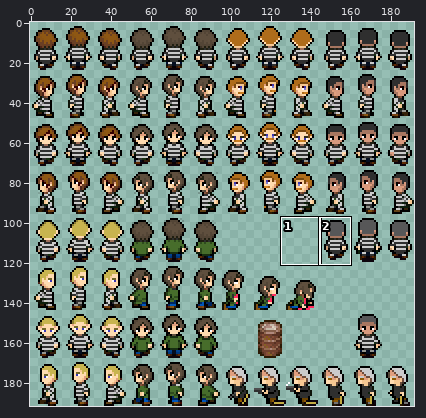
Edited in one commit: sprite sheet (internal/assets/images/TimeOver_chara2.png). Above, an overview of the earlier version with the close-up marked.
Close-up. As it was:
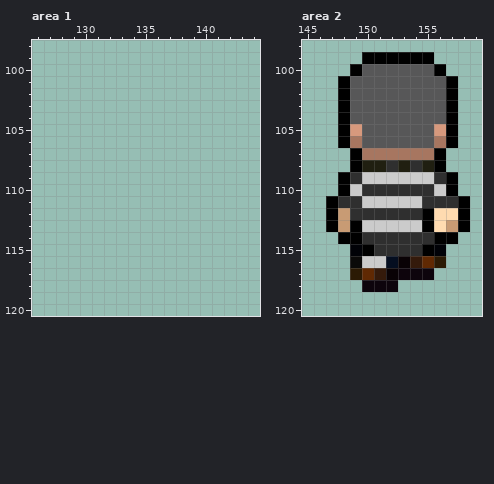
The file is 192x192 pixels. Pixels under 10% opacity are left out. Colours within 5 levels of each other are drawn and written as one. Shown: area 1: x 126..144, y 98..120; area 2: x 145..159, y 98..120. The commit also changed other parts of the picture, which this record leaves out.
And afterwards:
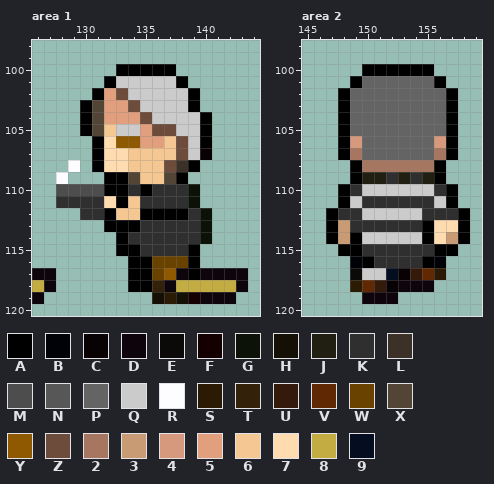
Palette (. is transparent): A #000000  B #010207  C #090205  D #0d040c  E #0b0a09  F #140000  G #0c1207  H #151006  J #201f11  K #2f2f2f  L #3b3126  M #4d4d4d  N #575758  P #656465  Q #cbcbcb  R #fdfcff  S #2b1a04  T #342109  U #341a0b  V #602903  W #6a4200  X #534536  Y #8e5900  Z #6d4c3b  2 #a77660  3 #c89b74  4 #d7997d  5 #e19f7e  6 #f5c792  7 #ffdbb0  8 #c3ac42  9 #050e20
Change:
--- area 1
@@ x 126..144 @@
  99 ...................
-100 ...................
-101 ...................
-102 ...................
-103 ...................
-104 ...................
-105 ...................
-106 ...................
-107 ...................
-108 ...................
-109 ...................
-110 ...................
-111 ...................
-112 ...................
-113 ...................
-114 ...................
-115 ...................
-116 ...................
-117 ...................
-118 ...................
-119 ...................
+100 .......AAAAA.......
+101 ......AQQQQQA......
+102 .....A5ZQQQQQA.....
+103 ....AX55ZQQQQA.....
+104 ....AX555ZQQQQA....
+105 ....AX6QQ5ZZQQA....
+106 .....A7YY556ZQA....
+107 .....A776666ZQC....
+108 ...R.A77666ZLA.....
+109 ..R...AAX66XA......
+110 ..MMMMAAKAKKKG.....
+111 ..KKKK7A6KKKKG.....
+112 ....KKA66AAAAKG....
+113 ......AAAKKKKKG....
+114 .......AKKKKKKG....
+115 .......AAKKKKA.....
+116 ........AAWWWA.....
+117 DD......AAWYDADDDD.
+118 8D......AATD88888D.
+119 D.........HSHFDDD..
 120 ...................
--- area 2
@@ x 145..159 @@
  98 ...............
- 99 .....AAAAAA....
-100 ....ANNNNNNA...
-101 ...ANNNNNNNNA..
-102 ...ANNNNNNNNA..
-103 ...ANNNNNNNNA..
-104 ...ANNNNNNNNA..
-105 ...A4NNNNNN4A..
-106 ...A2NNNNNN2A..
-107 ....A222222A...
-108 ....AJJKJKJA...
-109 ...AKQQQQQQKA..
-110 ...AQKKKKKKQA..
-111 ..AKKQQQQQKKKA.
-112 ..A3KKKKKKA77A.
-113 ..A3AQQQQQA73A.
-114 ...AAKKKKKKAA..
-115 ....BAKKKKAB...
-116 ....EQQ9CUVS...
-117 ....SVUCDDD....
-118 .....DDD.......
-119 ...............
+ 99 ...............
+100 .....AAAAAA....
+101 ....APPPPPPA...
+102 ...APPPPPPPPA..
+103 ...APPPPPPPPA..
+104 ...APPPPPPPPA..
+105 ...APPPPPPPPA..
+106 ...A4PPPPPP4A..
+107 ...A2PPPPPP2A..
+108 ....A222222A...
+109 ....AJJKJKJA...
+110 ...AKQQQQQQKA..
+111 ...AQKKKKKKQA..
+112 ..AKKQQQQQKKKA.
+113 ..A3KKKKKKA77A.
+114 ..A3AQQQQQA73A.
+115 ...AAKKKKKKAA..
+116 ....BAKKKKAB...
+117 ....EQQ9CUVS...
+118 ....SVUCDDD....
+119 .....DDD.......
 120 ...............
